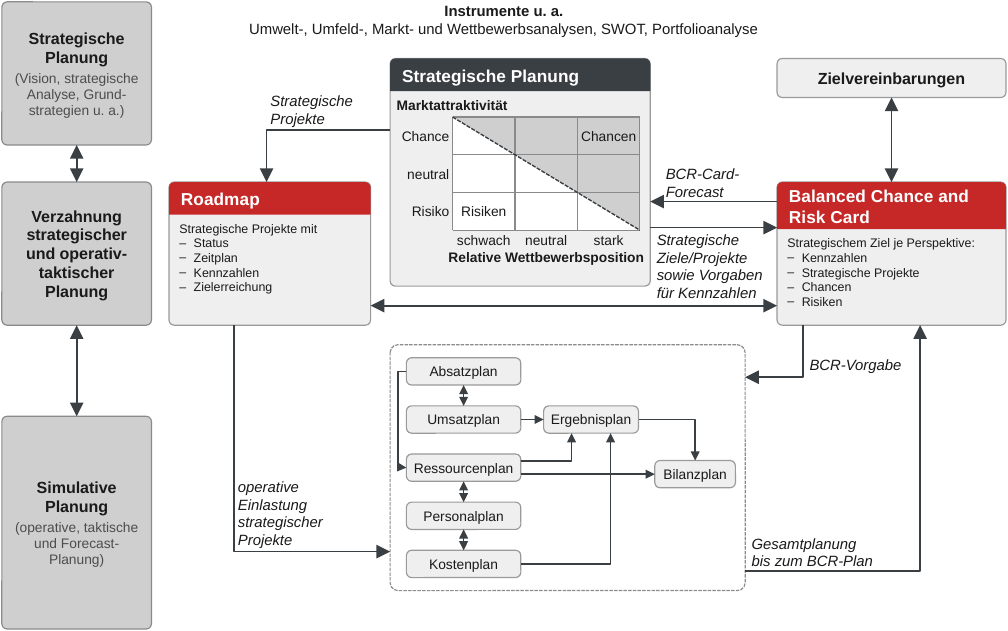
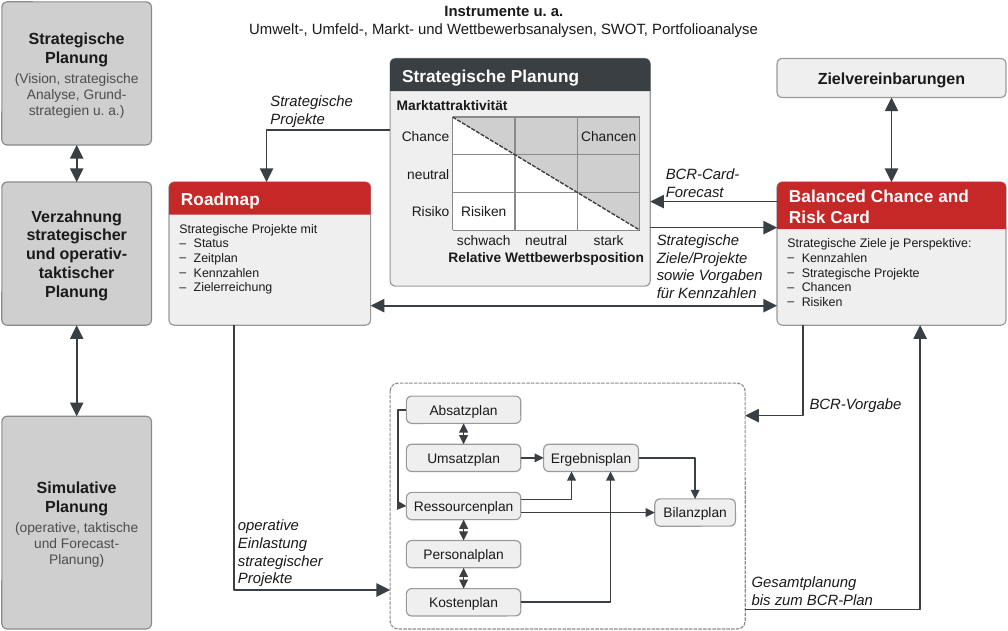
Before and after one commit to scotandmillfield-spec/Planung_Reporting_6, a slide deck: slide 1 of abbildungen/kap3/Gesamtmodellueberblick_fuer_die_integrierte_Unternehmensplanung_und_-steuerung.pptx. Drawn at 1008x631 pixels with LibreOffice and Linux fonts; fonts in the diff are those of the drawing. Boxes give left, top, right and bottom in pixels: in the first picture for what was removed or moved away, otherwise in the second. Text is boxed around its words. In the diff, an @@ line names an element or a change of style, - is before the commit and + after.

```diff
--- a/abbildungen/kap3/Gesamtmodellueberblick_fuer_die_integrierte_Unternehmensplanung_und_-steuerung.pptx
+++ b/abbildungen/kap3/Gesamtmodellueberblick_fuer_die_integrierte_Unternehmensplanung_und_-steuerung.pptx
@@ text at (787, 238, 971, 250): text changed @@
-Strategischem Ziel je Perspektive:
+Strategische Ziele je Perspektive:
@@ freeform shape: place and size @@
-freeform shape at (235, 326, 390, 552)
+freeform shape at (235, 326, 390, 590)
@@ freeform shape: place and size @@
-freeform shape at (745, 326, 920, 572)
+freeform shape at (745, 326, 920, 610)
@@ freeform shape: place and size @@
-freeform shape at (745, 326, 803, 377)
+freeform shape at (745, 326, 803, 416)
@@ text "BCR-Vorgabe": place and size @@
-text "BCR-Vorgabe" at (810, 359, 902, 373)
+text "BCR-Vorgabe" at (810, 398, 902, 412)
@@ 9 freeform shapes, 8 rounded rectangles, 2 texts: place and size @@
-9 freeform shapes, 8 rounded rectangles, 2 texts at (238, 345, 873, 592)
+9 freeform shapes, 8 rounded rectangles, 2 texts at (238, 383, 873, 630)
```
Also in this commit, not shown: 23 other files.
